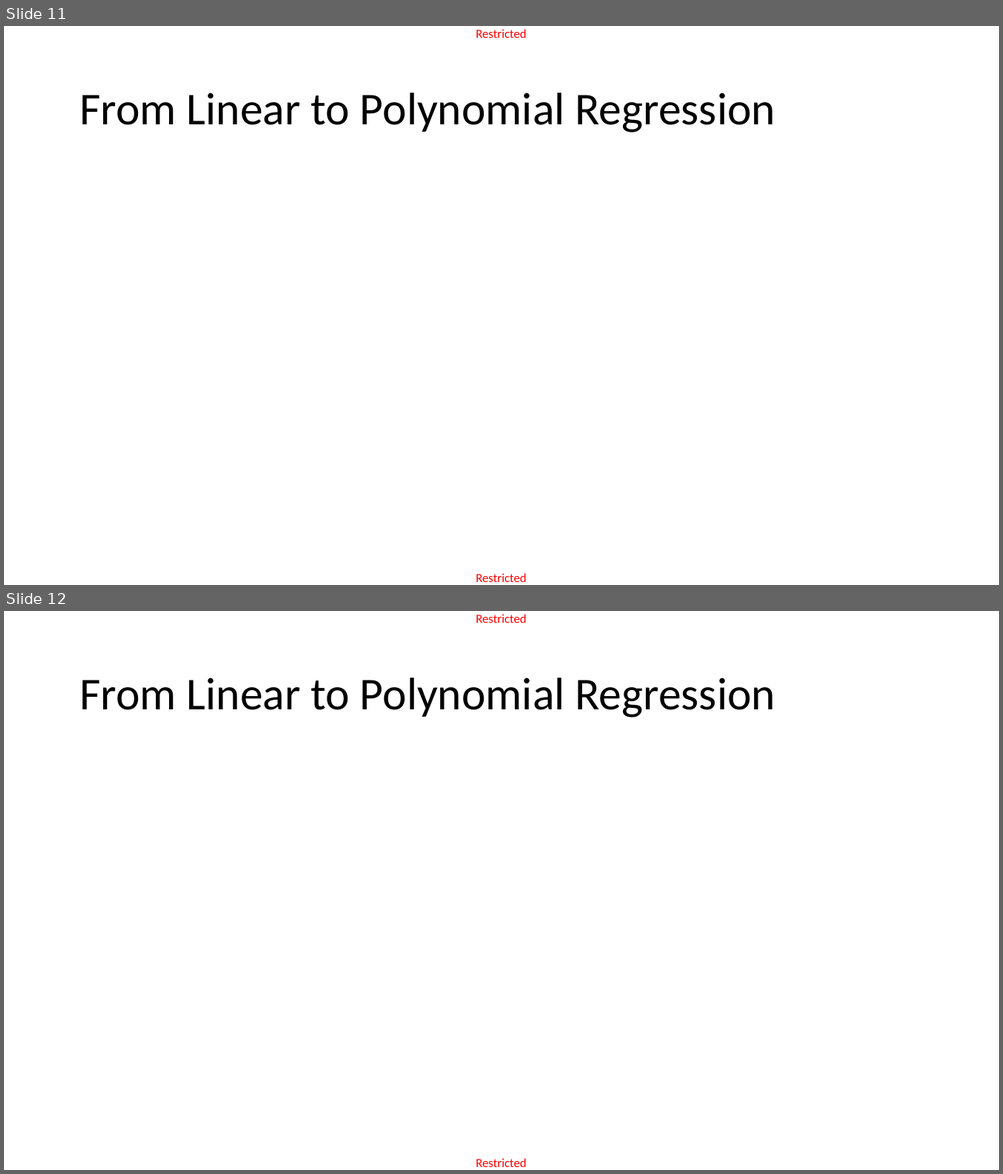
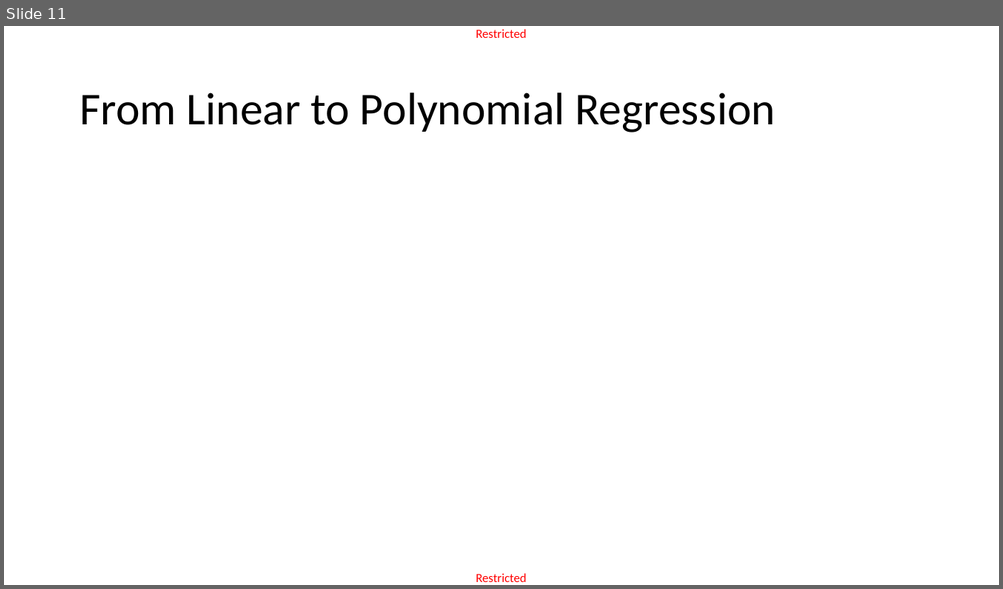
Before and after one commit to matthieudemari/SUTD_DL_50_039, a slide deck: W1/2. W1S2 final/W1S2.pptx. Shown one above the other, each under a label of ours: slides 11 and 12 before the commit, slide 11 after it. The pictures are 1003x1174 and 1003x589 pixels, drawn with LibreOffice and Linux fonts; fonts in the diff are those of the drawing; grey boxes stand for pictures. Boxes give left, top, right and bottom in pixels: in the first picture for what was removed or moved away, otherwise in the second. Text is boxed around its words. In the diff, an @@ line names an element or a change of style, - is before the commit and + after.

```diff
--- a/W1/2. W1S2 final/W1S2.pptx
+++ b/W1/2. W1S2 final/W1S2.pptx
@@ slide 12 removed at (4, 611, 999, 1170), background #FFFFFF; not listed: 2 template elements that a slide beside it also shows @@
@@ title removed at (79, 678, 775, 718) @@
-From Linear to Polynomial Regression
```
Also in this commit, not shown: 13 slides changed, 1 slide added, 8 other files.
